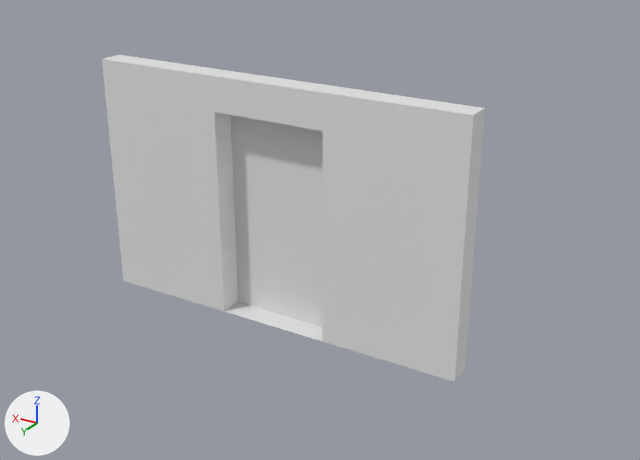
Two versions of the glTF model public/wall_with_door.gltf, one commit apart.
Both versions are drawn from a 50 mm camera at (-4.49, 6.66, 3.2) aimed at (-0.41, -0.15, -0.2). Arrows for +X, +Y and +Z are at lower left; the lights stay in place.

The scene before the commit, as lines of its bpy script (objects in view):
```python
me_tmpabjj9p4y_stl = bpy.data.meshes.new('tmpabjj9p4y.stl')
me_tmpabjj9p4y_stl.from_pydata(...)  # 30 vertices, 62 faces; spans x -2.0..2.0, y -0.12..0.12, z -1.25..1.25
ob_tmpabjj9p4y_stl = bpy.data.objects.new('tmpabjj9p4y.stl', me_tmpabjj9p4y_stl)
ob_tmpabjj9p4y_stl.parent = ob_world
ob_tmpabjj9p4y_stl.location = (0.0, 0.0, 0.0)
```
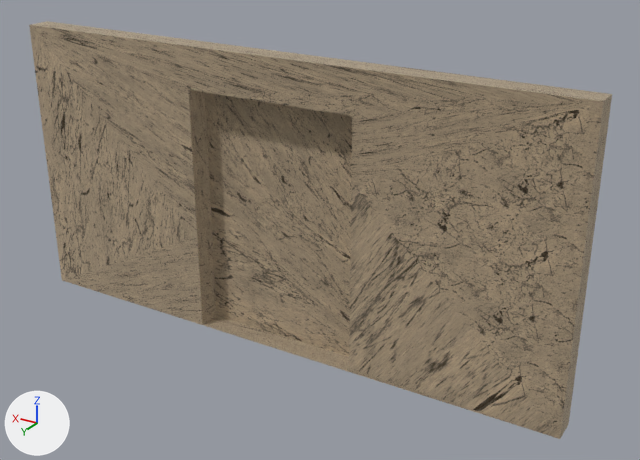
Boxes [x1, y1, x2, y2] around the edits, measured in the pictures (640 x 460 px):
'tmpabjj9p4y.stl', recoloured, surface changed, rescaled (grey to brown, 52% wider, 28% taller): before [102, 55, 485, 382]; after [29, 21, 612, 439]

The change, as a diff of the scene's bpy script:
```diff
--- a/public/wall_with_door.gltf.py
+++ b/public/wall_with_door.gltf.py
@@ img_cube_basecolor_png @@
+img_cube_basecolor_png = load_image('Cube_BaseColor.png', 'textures/Cube_BaseColor.png', 512, 512, 'sRGB')
@@ mat_concrete @@
+mat_concrete = principled_material('Concrete')
+mat_concrete.texture = img_cube_basecolor_png
+mat_concrete.metallic = 1.0
+mat_concrete.roughness = 1.0
@@ me_tmpabjj9p4y_stl @@
 me_tmpabjj9p4y_stl.from_pydata(...)  # 30 vertices, 62 faces; spans x -2.0..2.0, y -0.12..0.12, z -1.25..1.25
 # used by ob_tmpabjj9p4y_stl; parent = ob_world; location = (0.0, 0.0, 0.0)
+# me_tmpabjj9p4y_stl part 1: texture (UV) coordinates changed
+me_tmpabjj9p4y_stl.materials.append(mat_concrete)  # picture img_cube_basecolor_png
@@ ob_tmpabjj9p4y_stl @@
 ob_tmpabjj9p4y_stl.location = (0.0, 0.0, 0.0)
+ob_tmpabjj9p4y_stl.scale = (1.5, 1.0, 1.2)
```
